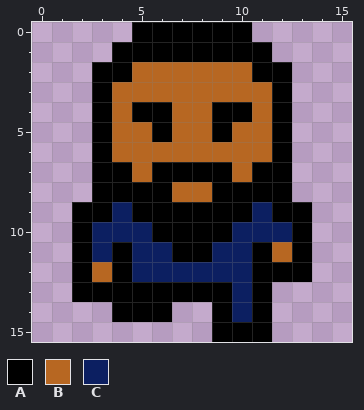
File history of a pixel-art sprite, src/res/me_down2.png. Above, as it was before the edit.
The file is 16x16 pixels.
Palette (. is transparent): A #000000  B #b76722  C #0c1f61
Pixels before, first column x 2:
 0 ...AAAAAA...
 1 ..AAAAAAAA..
 2 .AABBBBBBAA.
 3 .ABBBBBBBBA.
 4 .ABAABBAABA.
 5 .ABBABBABBA.
 6 .ABBBBBBBBA.
 7 .AABAAAABAA.
 8 .AAAABBAAAA.
 9 AACAAAAAACAA
10 ACCCAAAACCCA
11 ACACCAACCABA
12 ABACCCCCCAAA
13 AAAAAAAACA..
14 ..AAA..ACA..
15 .......AAA..
The result:
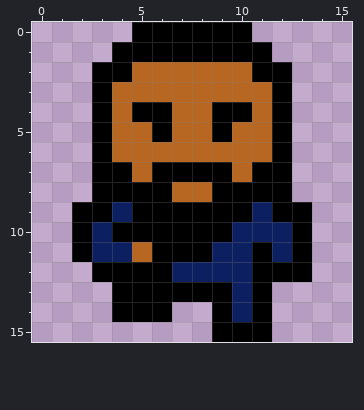
Change:
The author changed colour B to colour A in row 12 at x 3.
The author changed colour C to colour A in row 10 at x 4 to 5; in row 11 at x 6; in row 12 at x 5 to 6.
The author changed colour C to colour B in row 11 at x 5.
The author changed colour A to colour C in row 11 at x 4.
The author changed colour B to colour C in row 11 at x 12.
The edit erases colour A in row 12 at x 2; in row 13 at x 2 to 3.
Pixel boxes of the changes (left, top, right, bottom) in both pictures:
changed: (72, 222, 172, 302)
changed: (272, 242, 292, 262)
